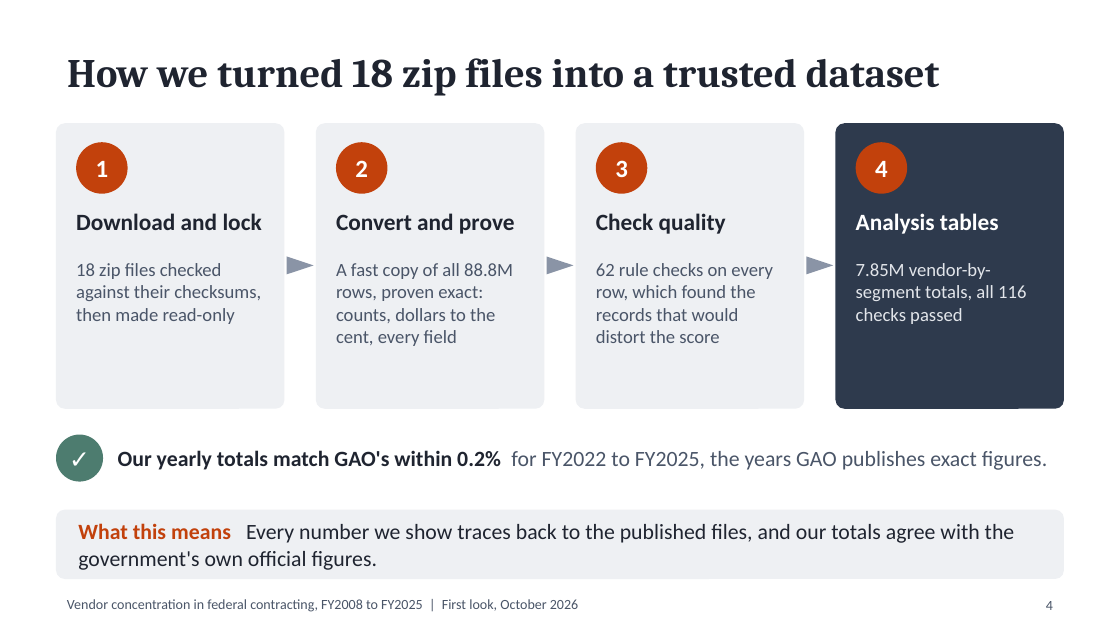
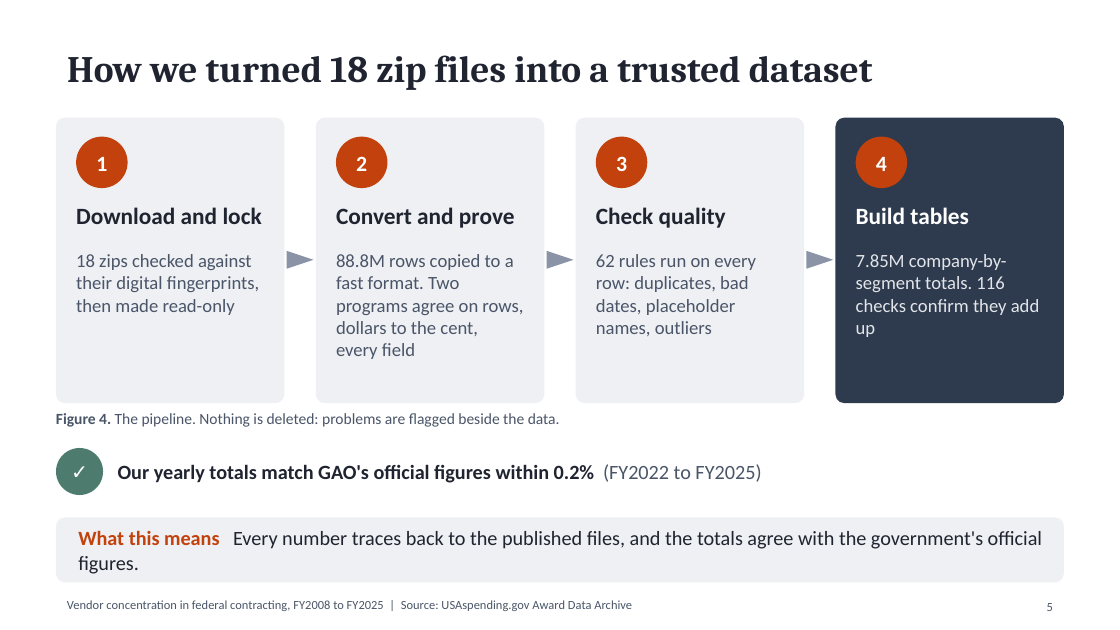
Before and after one commit to abh5227/federal-contracting-concentration, a slide deck: slide 5 of reports/eda/eda_presentation.pptx (slide 4 before the commit). Drawn at 1120x630 pixels with LibreOffice and Linux fonts; fonts in the diff are those of the drawing. Boxes give left, top, right and bottom in pixels: in the first picture for what was removed or moved away, otherwise in the second. Text is boxed around its words. In the diff, an @@ line names an element or a change of style, - is before the commit and + after.

Commit message:
Rebuild the deck around the reviewers' feedback
Sixteen short slides, each with one visual and one plain-language line, every
chart numbered and captioned with axis titles (17 figures):

- What concentration is and why it matters: prices over time, dependence on
  one supplier, fewer bidders next time, resilience.
- The question and scope, the data, and the four processing steps.
- Before and after cleaning: the $13.9B Emerson entry makes one company look
  like 65% of a 1,039-company market (HHI 4,282, against 167 after).
- The segment, the HHI scale, and the HHI worked through company by company on
  VA managed healthcare (9,680).
- Finding 1: the civilian rise beats chance, and without Veterans Affairs it
  is flat. Finding 2: VA adds 11.6 of the 7.2-point rise. Finding 3: the six
  largest concentrated civilian markets, with the companies named. Finding 4:
  the VA policy record (MISSION Act, competed network contracts). Finding 5:
  concentrated money was competed as often as the rest.
- The rising rule checked against shuffled years, and next steps.

The data decisions backup explains each rule in plain words. New tables:
hhi_worked_example.csv and trend_civilian_series.csv.

```diff
--- a/reports/eda/eda_presentation.pptx
+++ b/reports/eda/eda_presentation.pptx
@@ title "How we turned 18 zip ..." at <box>67,55,872,90</box>: size 26 to 24 pt @@
@@ size 16 to 14 pt in 4 elements at <box>96,157,107,171</box>, <box>356,156,367,171</box>, <box>616,156,627,171</box>, <box>876,157,887,171</box> @@
@@ 4 rounded rectangles, 4 ellipses, 3 triangles: place and size @@
-4 rounded rectangles, 4 ellipses, 3 triangles at <box>56,123,1064,409</box>
+4 rounded rectangles, 4 ellipses, 3 triangles at <box>56,118,1064,403</box>
@@ text "Download and lock": place and size @@
-text "Download and lock" at <box>76,213,262,230</box>
+text "Download and lock" at <box>76,207,262,224</box>
@@ text "Convert and prove": place and size @@
-text "Convert and prove" at <box>336,213,515,234</box>
+text "Convert and prove" at <box>336,207,515,228</box>
@@ text "Check quality": place and size @@
-text "Check quality" at <box>596,213,726,234</box>
+text "Check quality" at <box>596,207,726,228</box>
@@ text at <box>856,207,969,224</box>: text changed @@
-Analysis tables
+Build tables
@@ text at <box>76,254,259,315</box>: text changed @@
-18 zip files checked against their checksums, then made read-only
+18 zips checked against their digital fingerprints, then made read-only
@@ text at <box>336,254,523,359</box>: text changed @@
-A fast copy of all 88.8M rows, proven exact: counts, dollars to the cent, every field
+88.8M rows copied to a fast format. Two programs agree on rows, dollars to the cent, every field
@@ text at <box>596,254,756,336</box>: text changed @@
-62 rule checks on every row, which found the records that would distort the score
+62 rules run on every row: duplicates, bad dates, placeholder names, outliers
@@ text at <box>856,254,1040,337</box>: text changed @@
-7.85M vendor-by-segment totals, all 116 checks passed
+7.85M company-by-segment totals. 116 checks confirm they add up
@@ text added at <box>56,413,560,427</box>, 10 pt, text #4A5568 @@
+Figure 4. The pipeline. Nothing is deleted: problems are flagged beside the data.
@@ ellipse: place and size @@
-ellipse at <box>56,435,103,482</box>
+ellipse at <box>56,448,103,495</box>
@@ text "✓": place and size @@
-text "✓" at <box>56,435,103,482</box>
+text "✓" at <box>56,448,103,495</box>
@@ text "✓" at <box>56,448,103,495</box>: size 16 to 13 pt @@
@@ text at <box>118,464,761,483</box>: text changed; size 14 to 13 pt; text colour #4A5568 to #1F2430; bold on @@
-Our yearly totals match GAO's within 0.2% for FY2022 to FY2025, the years GAO publishes exact figures.
+Our yearly totals match GAO's official figures within 0.2% (FY2022 to FY2025)
@@ rounded rectangle: place and size @@
-rounded rectangle at <box>56,510,1064,579</box>
+rounded rectangle at <box>56,517,1064,582</box>
@@ rounded rectangle at <box>56,517,1064,582</box>: proportions changed @@
@@ text at <box>78,530,1042,574</box>: text changed; size 14 to 13 pt @@
-What this means Every number we show traces back to the published files, and our totals agree with the government's own official figures.
+What this means Every number traces back to the published files, and the totals agree with the government's official figures.
@@ text at <box>67,600,632,611</box>: text changed; size 9 to 8 pt @@
-Vendor concentration in federal contracting, FY2008 to FY2025 | First look, October 2026
+Vendor concentration in federal contracting, FY2008 to FY2025 | Source: USAspending.gov Award Data Archive
@@ page number at <box>1047,603,1053,611</box>: text changed; size 9 to 8 pt @@
-4
+5
```
Also in this commit, not shown: 11 other slides changed, 9 slides added, 3 slides removed, 7 other files.
